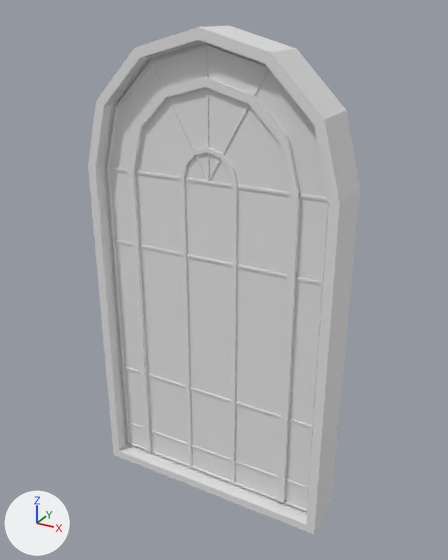
Renders of the FBX model SimuGato/Assets/Models/House/Furniture/HouseJanela2.fbx from each side of a commit.
One viewpoint serves both versions: a 50 mm camera at (1.33, -2.33, 2.34) aimed at (0.03, 0.03, 1.16). Arrows for +X, +Y and +Z are at lower left; the lights stay in place.

In view in the first picture: 'HouseJanela2'.
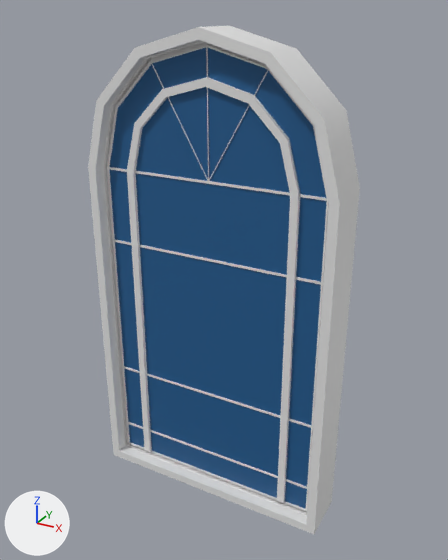
Where the change shows, as pixel boxes (x1, y1, x2, y2) in the pictures (448 x 560 px):
part 1 of me_housejanela2, deleted: before (180, 148, 238, 483)
part 2 of me_housejanela2, recoloured (grey to blue): (94, 45, 347, 512) in both

Diff of the bpy script that builds the scene:
```diff
--- a/SimuGato/Assets/Models/House/Furniture/HouseJanela2.fbx.py
+++ b/SimuGato/Assets/Models/House/Furniture/HouseJanela2.fbx.py
@@ img_texhousejanela2_png @@
+img_texhousejanela2_png = load_image('TexHouseJanela2.png', '_unpacked/TexHouseJanela2.png', 1024, 1024, 'sRGB')
@@ mat_mathousejanela2 @@
+mat_mathousejanela2 = principled_material('MatHouseJanela2')
+mat_mathousejanela2.texture = img_texhousejanela2_png  # with its transparency
@@ me_housejanela2 @@
 # used by ob_housejanela2; location = (0.0, 0.0, 0.0)
-me_housejanela2.from_pydata(...)  # 2832 vertices, 2800 faces; spans x -0.61..0.61, y -0.12..0.12, z -0.01..2.28
+me_housejanela2.from_pydata(...)  # 434 vertices, 405 faces; spans x -0.61..0.61, y -0.12..0.12, z -0.01..2.28
+# me_housejanela2 part 1: the loose piece of 760 vertices spanning x -0.14..0.14, y -0.07..-0.05, z 0.07..1.8 is deleted
+# me_housejanela2 part 2: 293 faces spanning x -0.61..0.61, y -0.12..0.12, z -0.01..2.28 switch from no material to mat_mathousejanela2 (picture img_texhousejanela2_png)
```
